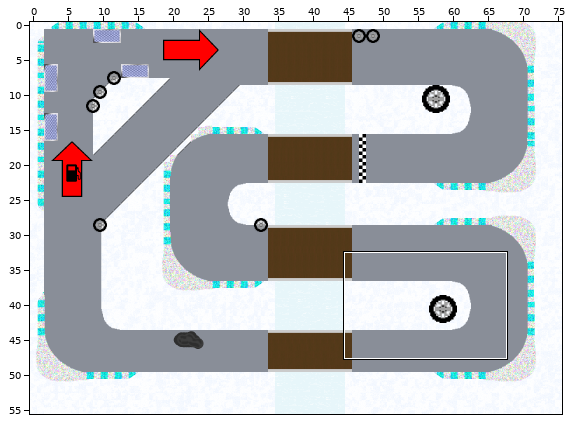
One commit to this Tiled map: core/assets/maps/map2.tmx. The picture above shows the old version from afar; the outline marks the close-up.
Close-up. The starting point:
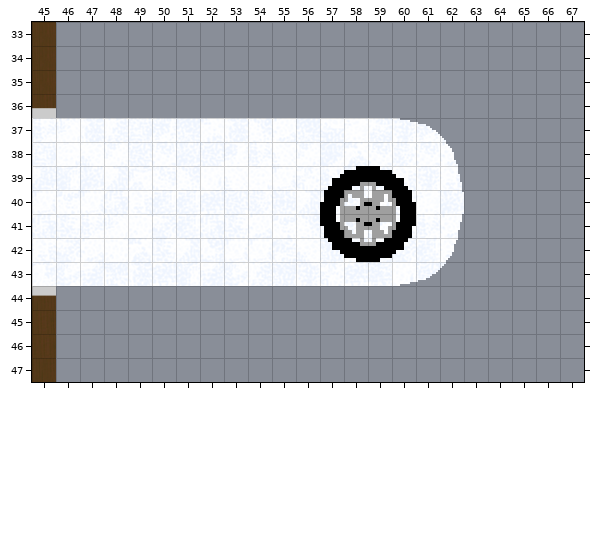
Cells are 24x24 px. Shown: x 45..67, y 33..47. The commit also changed other parts of the map, which this record leaves out. Tiles whose own drawing changed are shown in their newer look in all pictures.
And afterwards:
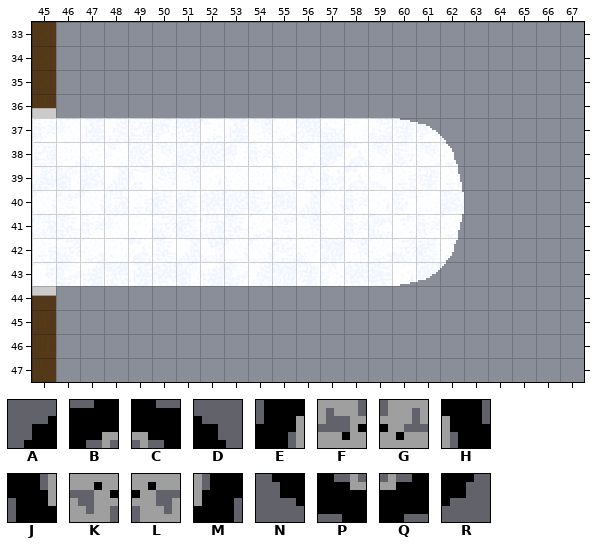
Key: from "BigTire": A 0, B 1, C 2, D 3, E 4, F 5, G 6, H 7, J 8, K 9, L 10, M 11, N 12, P 13, Q 14, R 15.
_ is an empty cell.
The exact change:
{"where": "layer \"tires + oil\" (now hidden)"}
{"y":39,"x":57,"old":"ABCD","new":"____"}
{"y":40,"x":57,"old":"EFGH","new":"____"}
{"y":41,"x":57,"old":"JKLM","new":"____"}
{"y":42,"x":57,"old":"NPQR","new":"____"}
{"label":"removed","picture_box":[320,166,416,262]}
